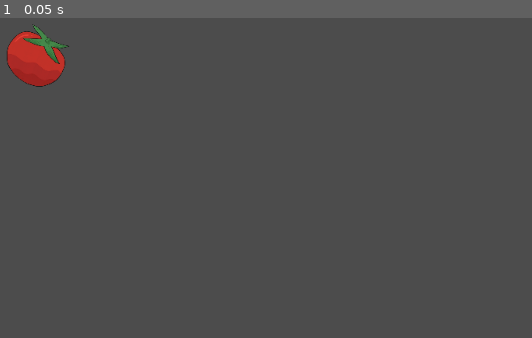
Above: before the commit, frame 1.
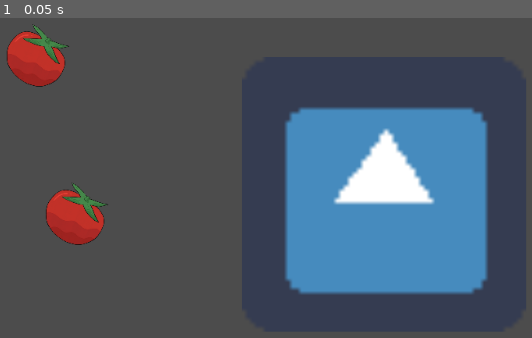
Above: after the commit, the same moment.

Repository: Karanval/Foood_L1J_22
Game: Godot game, scene res://Levels/SpawningPoint.tscn
The game is run twice, just before and just after one commit, with the same random seed, the same clock (stepped at 60 frames per second) and the same inputs. The project has no main scene, so this scene is started directly. The engine's default icon, where the game draws it, is replaced by a stand-in: a white triangle on a blue panel in a dark square.
Inputs:
- Up to frame 1 (0.05 s): no input

The runs differ from the first frame. In frame 1, 24% of the frame differs, in the area x 8-92%, y 27-87%.
Error before the commit: Parse Error: Expected identifier as member (res://Scripts/PickableManager.gd:23)

Commit message:
drag and drop ingredients

Diff:
--- a/Levels/SpawningPoint.tscn
+++ b/Levels/SpawningPoint.tscn
@@ -1,42 +1,37 @@
-[gd_scene load_steps=7 format=2]
+[gd_scene load_steps=6 format=2]
 
-[ext_resource path="res://Resources/Ingredients/tomato.png" type="Texture" id=1]
-[ext_resource path="res://Scripts/Pickable.gd" type="Script" id=2]
+[ext_resource path="res://Nodes/Ingredient.tscn" type="PackedScene" id=1]
 [ext_resource path="res://Scripts/PickableManager.gd" type="Script" id=3]
-
-[sub_resource type="CircleShape2D" id=1]
-
-[sub_resource type="RectangleShape2D" id=2]
-extents = Vector2( 118, 249.5 )
+[ext_resource path="res://icon.png" type="Texture" id=4]
+[ext_resource path="res://Scripts/MixingArea.gd" type="Script" id=5]
 
 [sub_resource type="RectangleShape2D" id=3]
 extents = Vector2( 183, 168.5 )
 
 [node name="MainScene" type="Node2D"]
 script = ExtResource( 3 )
-mixing_area_path = null
-
-[node name="Ingredient" type="StaticBody2D" parent="." groups=["pickable"]]
-position = Vector2( 183, 125 )
-script = ExtResource( 2 )
-
-[node name="CollisionShape2D" type="CollisionShape2D" parent="Ingredient"]
-scale = Vector2( 3.5, 3.5 )
-shape = SubResource( 1 )
-
-[node name="Base" type="Sprite" parent="Ingredient"]
-scale = Vector2( 0.2, 0.2 )
-texture = ExtResource( 1 )
-
-[node name="InitialArea" type="Area2D" parent="."]
-
-[node name="CollisionShape2D" type="CollisionShape2D" parent="InitialArea"]
-position = Vector2( 205, 296.5 )
-shape = SubResource( 2 )
+mixing_area_path = NodePath("MixingArea")
 
 [node name="MixingArea" type="Area2D" parent="."]
-position = Vector2( 380, 16 )
+position = Vector2( 626, 303 )
+input_pickable = false
+script = ExtResource( 5 )
+__meta__ = {
+"_edit_group_": true
+}
 
 [node name="CollisionShape2D" type="CollisionShape2D" parent="MixingArea"]
-position = Vector2( 279, 271 )
 shape = SubResource( 3 )
+
+[node name="Sprite" type="Sprite" parent="MixingArea"]
+scale = Vector2( 5.7, 5.5 )
+texture = ExtResource( 4 )
+
+[node name="Ingredient" parent="." instance=ExtResource( 1 )]
+
+[node name="Ingredient2" parent="." instance=ExtResource( 1 )]
+position = Vector2( 233, 328 )
+
+[connection signal="area_entered" from="MixingArea" to="MixingArea" method="_on_MixingArea_area_entered"]
+[connection signal="body_entered" from="MixingArea" to="MixingArea" method="_on_MixingArea_body_entered"]
+[connection signal="body_shape_entered" from="MixingArea" to="MixingArea" method="_on_MixingArea_body_shape_entered"]
--- /dev/null
+++ b/Nodes/Ingredient.tscn
@@ -0,0 +1,24 @@
+[gd_scene load_steps=4 format=2]
+
+[ext_resource path="res://Resources/Ingredients/tomato.png" type="Texture" id=1]
+[ext_resource path="res://Scripts/Ingredient.gd" type="Script" id=2]
+
+[sub_resource type="CircleShape2D" id=1]
+
+[node name="Ingredient" type="Area2D" groups=["pickable"]]
+position = Vector2( 183, 125 )
+script = ExtResource( 2 )
+__meta__ = {
+"_edit_group_": true
+}
+
+[node name="CollisionShape2D" type="CollisionShape2D" parent="."]
+scale = Vector2( 3.5, 3.5 )
+shape = SubResource( 1 )
+
+[node name="Base" type="Sprite" parent="."]
+scale = Vector2( 0.2, 0.2 )
+texture = ExtResource( 1 )
+
+[connection signal="mouse_entered" from="." to="." method="_on_Ingredient_mouse_entered"]
+[connection signal="mouse_exited" from="." to="." method="_on_Ingredient_mouse_exited"]
--- a/Scripts/Pickable.gd
+++ b/Scripts/Ingredient.gd
@@ -1,13 +1,11 @@
-extends StaticBody2D
+extends Area2D
 
 signal clicked
 
 var held = false
+var selectable = false
 
-func _ready():
-	input_pickable = true;
-
-func _process(delta):
+func _process(_delta):
 	if held:
 		global_transform.origin = get_global_mouse_position()
 
@@ -19,5 +17,12 @@
 
 func _input(event):
 	if event is InputEventMouseButton:
-		if event.button_index == BUTTON_LEFT and event.pressed:
+		if event.button_index == BUTTON_LEFT and event.pressed and selectable:
 			emit_signal("clicked", self)
+
+func _on_Ingredient_mouse_entered():
+	selectable = true
+
+
+func _on_Ingredient_mouse_exited():
+	selectable = false
--- /dev/null
+++ b/Scripts/MixingArea.gd
@@ -0,0 +1,16 @@
+extends Area2D
+
+
+
+
+func _on_MixingArea_body_entered(body):
+	print("body entered")
+
+
+func _on_MixingArea_body_shape_entered(body_rid, body, body_shape_index, local_shape_index):
+
+	print("mixing area")
+
+
+func _on_MixingArea_area_entered(area):
+	print ("area entered")
--- a/Scripts/PickableManager.gd
+++ b/Scripts/PickableManager.gd
@@ -1,9 +1,10 @@
 extends Node2D
 
 export(NodePath) var mixing_area_path
-onready var mixing_area = get_node(mixing_area_path)
+onready var mixing_area : Area2D = get_node(mixing_area_path)
 
-var held_object
+var held_object: Area2D
+var initial_position: Vector2
 
 func _ready() :
 
@@ -13,13 +14,15 @@
 func _on_pickable_clicked(object):
 	if !held_object:
 		held_object = object
+		initial_position = held_object.global_transform.origin
 		held_object.pickup()
 
-
-" ""get_overlapping_bodies" ""
 func _unhandled_input(event):
 	if event is InputEventMouseButton and event.button_index == BUTTON_LEFT:
 		if held_object and !event.pressed:
-			if mixing_area.
-			held_object.drop()
+			if mixing_area.overlaps_area(held_object):
+				held_object.drop()
+			else:
+				held_object.global_transform.origin = initial_position
+				held_object.drop()
 			held_object = null
--- /dev/null
+++ b/Scripts/Recipes.gd
@@ -0,0 +1 @@
+extends Node
--- a/default_env.tres
+++ b/default_env.tres
@@ -1,5 +1,7 @@
 [gd_resource type="Environment" load_steps=2 format=2]
+
 [sub_resource type="ProceduralSky" id=1]
+
 [resource]
 background_mode = 2
 background_sky = SubResource( 1 )
Not shown, added: Resources/Faces/Draged.png.import
Not shown, added: Resources/Faces/Droped.png.import
Not shown, added: Resources/Faces/InF1.png.import
Not shown, added: Resources/Faces/InF2.png.import
Not shown, added: Resources/Faces/InF3.png.import
Not shown, added: Resources/Faces/InF4.png.import
Not shown, added: Resources/Faces/Picked.png.import
